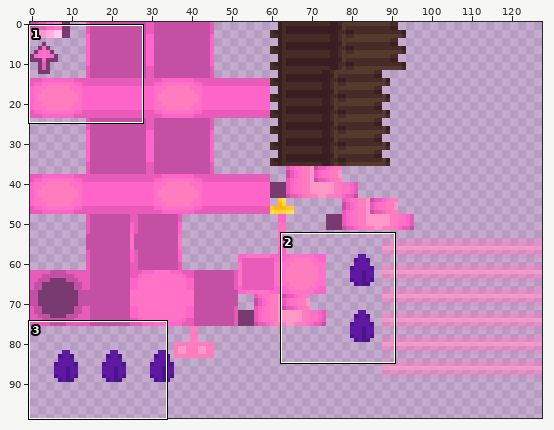
Edited in one commit: sprite sheet (src/main/resources/assets/awt/textures/exterior/onion/pink.png). The first picture is a wide view before the edit; the outline marks the close-up.
Close-up. Before the edit:
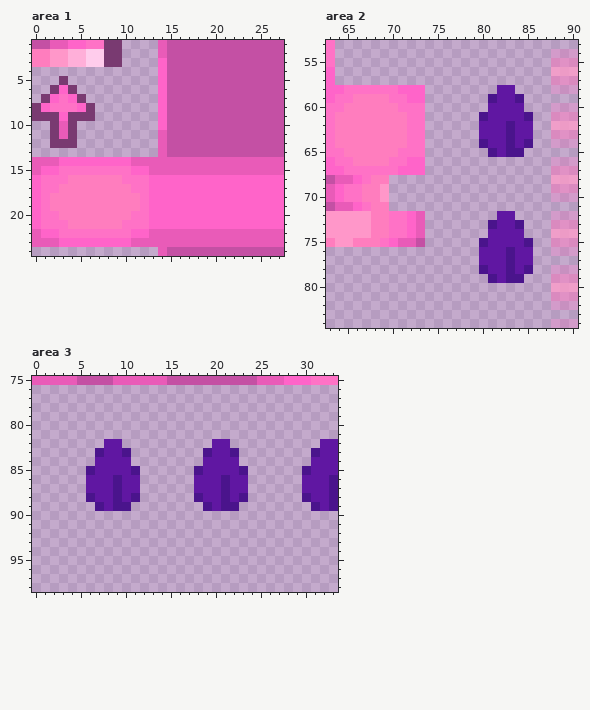
The file is 128x128 pixels. Shown: area 1: x 0..27, y 1..24; area 2: x 63..90, y 53..84; area 3: x 0..33, y 75..98. The wide view leaves out empty margins.
Now the later version:
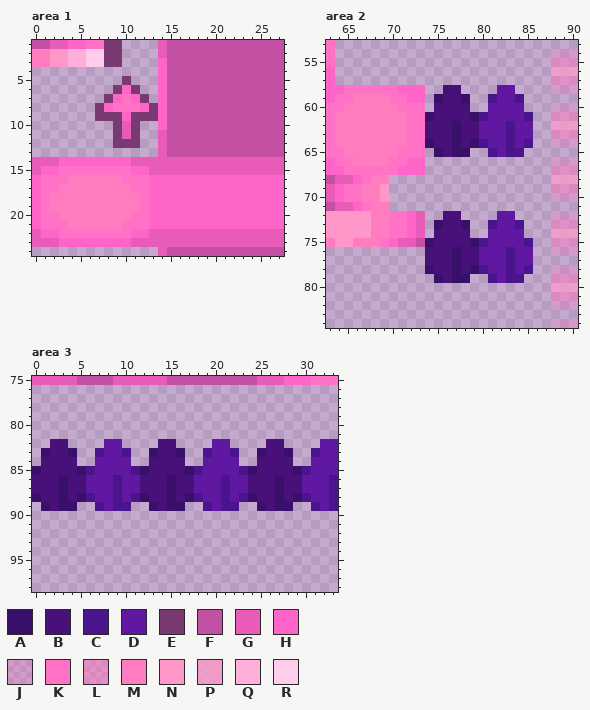
Palette (. is transparent): A #380f69  B #48117a  C #4a148c  D #6017a2  E #793a71  F #c450a4  G #e95bb8  H #ff64c9  J #ff6dc23f  K #ff72c6  L #ff78bd7f  M #ff7dbe  N #ff97c9  P #ff9ac8bf  Q #ffafd9  R #ffccec
Difference:
Area 1:
There is now colour E in row 5 at x 10; in row 6 at x 9 and 11; in row 7 at x 8 and 12; in row 8 at x 7 and 13; in row 9 at x 7 to 9 and 11 to 13; in rows 10 to 11 at x 9 and 11.
There is now colour E in row 12 at x 9 to 11.
There is now colour G in rows 10 to 11 at x 10.
There is now colour H in row 6 at x 10; in row 7 at x 9 and 11; in row 8 at x 8 and 12; in row 9 at x 10.
There is now colour K in row 7 at x 10; in row 8 at x 9 to 11.
The author cleared colour E in row 5 at x 3; in row 6 at x 2 and 4; in row 7 at x 1 and 5; in row 8 at x 0 and 6; in row 9 at x 0 to 2 and 4 to 6; in rows 10 to 11 at x 2 and 4.
The author cleared colour E in row 12 at x 2 to 4.
The author cleared colour G in rows 10 to 11 at x 3.
The author cleared colour H in row 6 at x 3; in row 7 at x 2 and 4; in row 8 at x 1 and 5; in row 9 at x 3.
The author cleared colour K in row 7 at x 3; in row 8 at x 2 to 4.
Area 2:
There is now colour A in row 59 at x 75 and 78; in row 61 at x 74 and 79; in rows 62 to 63 at x 77; in row 64 at x 74, 77 and 79; in row 65 at x 75 and 77 to 78; in row 73 at x 75 and 78.
There is now colour A in row 75 at x 74 and 79; in rows 76 to 77 at x 77; in row 78 at x 74, 77 and 79; in row 79 at x 75 and 77 to 78.
There is now colour B in rows 58 to 59 at x 76 to 77; in rows 60 to 61 at x 75 to 78; in rows 62 to 63 at x 74 to 76 and 78 to 79; in row 64 at x 75 to 76 and 78; in row 65 at x 76; in rows 72 to 73 at x 76 to 77.
There is now colour B in rows 74 to 75 at x 75 to 78; in rows 76 to 77 at x 74 to 76 and 78 to 79; in row 78 at x 75 to 76 and 78; in row 79 at x 76.
Area 3:
There is now colour A in row 83 at x 1, 4, 13, 16, 25 and 28; in row 85 at x 0, 5, 12, 17, 24 and 29; in rows 86 to 87 at x 3, 15 and 27; in row 88 at x 0, 3, 5, 12, 15, 17, 24, 27 and 29; in row 89 at x 1, 3 to 4, 13, 15 to 16, 25 and 27 to 28.
There is now colour B in rows 82 to 83 at x 2 to 3, 14 to 15 and 26 to 27; in rows 84 to 85 at x 1 to 4, 13 to 16 and 25 to 28; in rows 86 to 87 at x 0 to 2, 4 to 5, 12 to 14, 16 to 17, 24 to 26 and 28 to 29; in row 88 at x 1 to 2, 4, 13 to 14, 16, 25 to 26 and 28; in row 89 at x 2, 14 and 26.
Pixel boxes of the changes (left, top, right, bottom) in both close-ups:
changed: (32, 76, 158, 148)
added: (425, 85, 479, 157)
added: (425, 211, 479, 283)
added: (32, 439, 86, 511)
added: (140, 439, 194, 511)
added: (248, 439, 302, 511)
